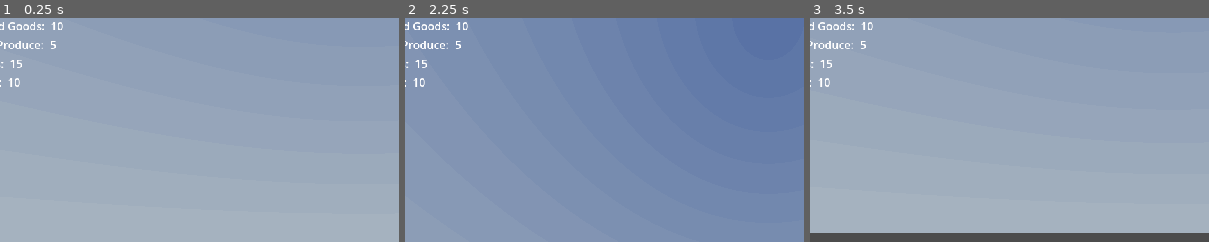
Above: before the commit, frames 1-3 (left to right).
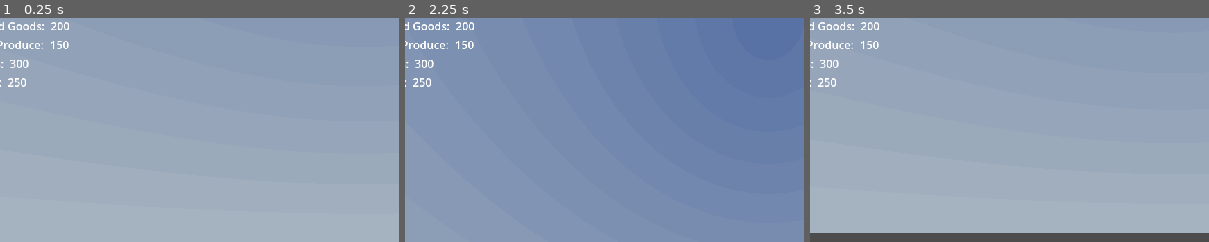
Above: after the commit, the same moments.

Repository: StixxyTape/TycoonRepo
Game: Godot game, scene res://Main/Scenes/World.tscn
Same seed, same stepped clock (60 frames per second), same inputs: the game is played once before the commit and once after it. A sky picture missing from this copy of the repository is replaced by a grey-blue gradient.
Inputs (mouse positions are % of the whole screen's width and height, from its top left):
- Up to frame 1 (0.25 s): no input
- Up to frame 2 (2.25 s): tap Enter (ui_accept) at 0.5, 0.77, 1.52, 2 s; move the mouse to (72, 45) at 0.52 s; hold D (Right) 0.53-1.28 s; hold Right mouse button (CameraRotate) 0.53-1.28 s; click (72, 45) at 0.8 s; move the mouse to (45, 50) at 1.27 s; hold Up (Floor Up) 1.28-2.03 s; click (45, 50) at 1.35 s; tap R (Rotate) at 1.55, 2.1 s; move the mouse to (60, 28) at 2.02 s; hold D (Right) from 2.03 s (still down); hold Right mouse button (CameraRotate) from 2.03 s (still down)
- Up to frame 3 (3.5 s): tap Enter (ui_accept) at 2.75, 3.02 s; move the mouse to (49, 52) at 2.77 s; release D (Right) at 2.78 s; release Right mouse button (CameraRotate) at 2.78 s; hold Up (Floor Up) from 2.78 s (still down); right-click (49, 52) at 2.85 s; click (49, 52) at 3.05 s
The pictures show only the part of the screen within x 5-54%, y 0-50%; the shares and areas given below are measured in that part.

The runs differ from the first frame. In frame 1, 0.3% of the frame differs, in the area x 2-18%, y 1-31%; in frame 2, 0.3%; in frame 3, 0.3%.

Commit message:
Update

Diff:
--- a/Tycoon/Camera/CameraController.gd
+++ b/Tycoon/Camera/CameraController.gd
@@ -20,6 +20,8 @@
 func _physics_process(delta):
 	if Global.camCanMove:
 		MovementManager(delta)
+	if Input.is_action_just_released("CameraRotate"):
+		Input.mouse_mode = Input.MOUSE_MODE_VISIBLE
 
 func MovementManager(delta):
 	if Input.is_action_pressed("CameraRotate"):
@@ -31,9 +33,6 @@
 		rotation.x = clampf(rotation.x, -PI/2, PI/2)
 
 		camInput = Vector2.ZERO
-
-	if Input.is_action_just_released("CameraRotate"):
-		Input.mouse_mode = Input.MOUSE_MODE_VISIBLE
 
 	if Input.is_action_pressed("Run"):
 		speed = 15
--- /dev/null
+++ b/Tycoon/DefaultEnvironment.tres
@@ -0,0 +1,5 @@
+[gd_resource type="Environment" format=3 uid="uid://cj4i4e5v5js64"]
+
+[resource]
+background_mode = 1
+background_color = Color(0.068799, 0.0396003, 0.152865, 1)
--- a/Tycoon/Main/Scripts/Global.gd
+++ b/Tycoon/Main/Scripts/Global.gd
@@ -1,17 +1,16 @@
 extends Node
 
 #region References
-var uiSys : Control
-var camController : Node3D
+@onready var stockSys : Node3D = get_tree().current_scene.get_node("StockSystem")
+@onready var uiSys : Control = get_tree().current_scene.get_node("UISystem")
+
+@onready var camController : Node3D = get_tree().current_scene.get_node("CamMover")
 
 #endregion
 
 #region Systems
 var buildMode : bool = true
-
 var stockMode : bool = false
-# A bool to check if the player has zoomed in on a stockable (diff from stockMode)
-var stocking : bool = false
 
 #endregion
 
@@ -20,15 +19,13 @@
 
 #endregion
 
+var stocking : bool = false
+
 # If the mouse is hovering over UI elements
 var mouseHover : bool = false
 
 # A signal called to reset things when switching between systems
 signal switchSignal
-
-func _ready() -> void:
-	uiSys = get_tree().current_scene.get_node("UISystem")
-	camController = get_tree().current_scene.get_node("CamMover")
 
 func _process(delta: float) -> void:
 	GlobalInputManager()
--- a/Tycoon/Main/Systems/SystemBuild.gd
+++ b/Tycoon/Main/Systems/SystemBuild.gd
@@ -21,8 +21,10 @@
 var objectRotation : int = 0
 
 var currentCellPref : PackedScene
+var currentCellPreviewPref : PackedScene
 var currentEdgePref : PackedScene
 var currentFloorPref : PackedScene
+
 
 #endregion
 
@@ -59,10 +61,13 @@
 #endregion
 
 #region Shelves
-var basicShelfPref : PackedScene = preload("res://Shelves/BasicShelf.tscn")
+var basicShelfPreview : PackedScene = preload("res://Models/Building/Shelving/BasicShelf/BasicShelf.gltf")
 var singleFridgePref : PackedScene = preload("res://Models/Building/Shelving/SingleFridge/SingleFridge.gltf")
 var displayTablePref : PackedScene = preload("res://Models/Building/Shelving/DisplayTable/DisplayTable.gltf")
 var longShelfPref : PackedScene = preload("res://Models/Building/Shelving/LongShelf/shelves.gltf")
+
+
+var basicShelfPref : PackedScene = preload("res://Shelves/BasicShelf.tscn")
 #endregion
 
 #region Delete Mode
@@ -100,6 +105,7 @@
 	Global.switchSignal.connect(ResetEverything)
 
 	currentCellPref = basicShelfPref
+	currentCellPreviewPref = basicShelfPreview
 	currentEdgePref = wallPref
 	currentFloorPref = floorPref
 
@@ -436,7 +442,7 @@
 	ResetHighlightedCells()
 
 	# We spawn in the object and set it's rotation for an accurate size calc
-	var newObj = currentCellPref.instantiate()
+	var newObj = currentCellPreviewPref.instantiate()
 	newObj.rotation_degrees.y = objectRotation
 	add_child(newObj)
 	var newObjSize : Vector3 = (
@@ -599,7 +605,7 @@
 
 
 func CreatePreviewStruct(newPos : Vector3, intersections : Array):
-	var tempObj = currentCellPref.instantiate()
+	var tempObj = currentCellPreviewPref.instantiate()
 	tempObj.position = newPos
 	tempObj.rotation_degrees.y = objectRotation
 	if tempObj.position in previewStructures:
--- a/Tycoon/Main/Systems/SystemShelf.gd
+++ /dev/null
@@ -1,6 +0,0 @@
-extends Node
-
-@export var maxStock : int = 10
-@export var currentStock : int = 0
-
-var stockType : int = 000
--- a/Tycoon/Main/Systems/SystemStock.gd
+++ b/Tycoon/Main/Systems/SystemStock.gd
@@ -2,7 +2,6 @@
 
 #region References
 @onready var cam : Camera3D = get_node("../CamMover/Camera3D")
-@onready var uiSys : Control = get_tree().current_scene.get_node("UISystem")
 
 #endregion
 
@@ -16,6 +15,7 @@
 var stockInventory : Dictionary
 
 var currentShelf : Node3D
+var currentShelfLevel : Node3D
 
 # Called when the node enters the scene tree for the first time.
 func _ready() -> void:
@@ -26,29 +26,24 @@
 	}
 	stockInventory[001] = {
 		"name" : "Canned Goods",
-		"amount" : 10
+		"amount" : 200
 	}
 	stockInventory[002] = {
 		"name" : "Fresh Produce",
-		"amount" : 5
+		"amount" : 150
 	}
 	stockInventory[003] = {
 		"name" : "Snacks",
-		"amount" : 15
+		"amount" : 300
 	}
 	stockInventory[004] = {
 		"name" : "Drinks",
-		"amount" : 10
+		"amount" : 250
 	}
 
 func _process(delta: float) -> void:
 	if Global.stockMode:
 		MouseRaycast()
-		InputManager()
-
-func InputManager():
-	if Input.is_action_just_pressed("Place"):
-		pass
 
 # A function that handles raycasting to the 3D grid and logic for deleting/building
 func MouseRaycast():
@@ -59,25 +54,48 @@
 	rayEnd = rayOrigin + cam.project_ray_normal(mousePos) * 100
 
 	var query : PhysicsRayQueryParameters3D
-	query = PhysicsRayQueryParameters3D.create(rayOrigin, rayEnd, 1);
+	# Only interact with shelves
+	if !Global.stocking:
+		query = PhysicsRayQueryParameters3D.create(rayOrigin, rayEnd, 1);
+	# Interact with shelves and shelf levels
+	elif Global.stocking:
+		query = PhysicsRayQueryParameters3D.create(rayOrigin, rayEnd, 9);
 
 	var intersection = spaceState.intersect_ray(query)
 
 	#endregion
 
 	if !intersection.is_empty():
-		var colliderObj = intersection["collider"].get_parent().get_parent()
-		if Input.is_action_just_pressed("Place") and colliderObj.is_in_group("Shelf"):
+		var colliderObj = intersection["collider"]
+		if Input.is_action_just_pressed("Place"):
 			if Global.mouseHover:
 				return
-			var shelf = colliderObj
-			currentShelf = shelf
-			uiSys.ShelfUpdate(currentShelf)
-			uiSys.CloseStockMenu()
-			uiSys.OpenStockMenu(currentShelf)
-			Global.camCanMove = false
-			Global.stocking = true
-			cam.TweenCamera(currentShelf, 1.5, .8)
+			if (!Global.stocking and
+				colliderObj.get_parent().get_parent().is_in_group("Shelf")):
+				Global.camCanMove = false
+				Global.stocking = true
+				currentShelf = colliderObj.get_parent().get_parent()
+				cam.TweenCamera(currentShelf, 1.5, .8)
+				Global.uiSys.CreateReturnButton()
+			elif Global.stocking:
+				if colliderObj.get_parent().is_in_group("ShelfLevel"):
+					if colliderObj.get_parent().get_parent().get_parent() == currentShelf:
+						currentShelfLevel = colliderObj.get_parent()
+						Global.uiSys.ShelfUpdate(currentShelfLevel)
+						Global.uiSys.CloseStockMenu()
+						Global.uiSys.OpenStockMenu(currentShelfLevel)
+					else:
+						currentShelf = colliderObj.get_parent().get_parent().get_parent()
+						cam.TweenCamera(currentShelf, 1.5, .8)
+						Global.uiSys.CloseStockMenu()
+						Global.uiSys.CreateReturnButton()
+
+				elif colliderObj.get_parent().get_parent().is_in_group("Shelf"):
+					if colliderObj.get_parent().get_parent() != currentShelf:
+						currentShelf = colliderObj.get_parent().get_parent()
+						cam.TweenCamera(currentShelf, 1.5, .8)
+						Global.uiSys.CloseStockMenu()
+						Global.uiSys.CreateReturnButton()
 	else:
 		ResetRayCol()
 
@@ -90,39 +108,46 @@
 	rayCol = null
 
 func StockShelf(item : int, shelf : Node3D):
-	var itemsToStock = shelf.maxStock - shelf.currentStock
+	var itemsToStock = shelf.GetShelfState().maxStock - shelf.GetShelfState().currentStock
 	var itemsAvailableToStock = stockInventory[item]["amount"]
+
+	var prevStockType = shelf.stockType
 
 	if shelf.stockType == 0:
 		shelf.stockType = item
+		shelf.AutoStockCheck(prevStockType)
+		itemsToStock = shelf.GetShelfState().maxStock - shelf.GetShelfState().currentStock
 		StockCalc(item, shelf, itemsToStock, itemsAvailableToStock)
 
 	else:
 		if shelf.stockType == item:
 			StockCalc(item, shelf, itemsToStock, itemsAvailableToStock)
 		else:
-			stockInventory[shelf.stockType]["amount"] += shelf.currentStock
+			stockInventory[shelf.stockType]["amount"] += shelf.GetShelfState().currentStock
 			shelf.stockType = item
-			shelf.currentStock = 0
-			itemsToStock = shelf.maxStock
+			shelf.AutoStockCheck(prevStockType)
+			shelf.GetShelfState().currentStock = 0
+			itemsToStock = shelf.GetShelfState().maxStock
 			StockCalc(item, shelf, itemsToStock, itemsAvailableToStock)
 
+	shelf.UpdateStock()
 	Global.UpdateUI()
-	uiSys.ShelfUpdate(currentShelf)
+	Global.uiSys.ShelfUpdate(shelf)
 
 func StockCalc(item, shelf, itemsToStock, itemsAvailableToStock):
 	# Stock it to the max
 	if itemsAvailableToStock >= itemsToStock:
-		shelf.currentStock += itemsToStock
+		shelf.GetShelfState().currentStock += itemsToStock
 		stockInventory[item]["amount"] -= itemsToStock
 	# Stock it with the remaining items left in inventory
 	else:
-		shelf.currentStock += itemsAvailableToStock
+		shelf.GetShelfState().currentStock += itemsAvailableToStock
 		stockInventory[item]["amount"] -= itemsAvailableToStock
 
 func ExitStock():
-	uiSys.CloseStockMenu()
+	Global.uiSys.CloseStockMenu()
 	currentShelf = null
+	currentShelfLevel = null
 	cam.ExitTween()
 	Global.stocking = false
 	Global.camCanMove = true
--- a/Tycoon/Main/Systems/SystemUI.gd
+++ b/Tycoon/Main/Systems/SystemUI.gd
@@ -1,6 +1,4 @@
 extends Control
-
-@onready var stockSys : Node3D = get_tree().current_scene.get_node("StockSystem")
 
 var stockMenuOpen : bool = false
 
@@ -11,34 +9,36 @@
 	EstablishStock()
 
 func EstablishStock():
-	for stockType in stockSys.stockInventory:
+	for stockType in Global.stockSys.stockInventory:
 		if stockType == 000:
 			continue
 		var newHBox = HBoxContainer.new()
 		$Stock.add_child(newHBox)
 		var nameLabel = Label.new()
 		var countLabel = Label.new()
-		nameLabel.text = stockSys.stockInventory[stockType]["name"] + ": "
-		countLabel.text = str(stockSys.stockInventory[stockType]["amount"])
+		nameLabel.text = Global.stockSys.stockInventory[stockType]["name"] + ": "
+		countLabel.text = str(Global.stockSys.stockInventory[stockType]["amount"])
 		newHBox.add_child(nameLabel)
 		newHBox.add_child(countLabel)
 
-		stockSys.stockInventory[stockType]["countLabel"] = countLabel
+		Global.stockSys.stockInventory[stockType]["countLabel"] = countLabel
 
 func StockUpdate():
-	for stockType in stockSys.stockInventory:
+	for stockType in Global.stockSys.stockInventory:
 		if stockType == 000:
 			continue
-		var stockLabel = stockSys.stockInventory[stockType]["countLabel"]
-		var amount = stockSys.stockInventory[stockType]["amount"]
+		var stockLabel = Global.stockSys.stockInventory[stockType]["countLabel"]
+		var amount = Global.stockSys.stockInventory[stockType]["amount"]
 		stockLabel.text = str(amount)
 
 func ShelfUpdate(shelf : Node3D):
-	var stockName : String = stockSys.stockInventory[shelf.stockType]["name"]
+	var stockName : String = Global.stockSys.stockInventory[shelf.stockType]["name"]
 	$Shelf/HBoxContainer/Label.text = "Current Shelf: " + shelf.name
 	$Shelf/HBoxContainer2/Label.text = "Stock Type: " + stockName
-	$Shelf/HBoxContainer4/Label.text = "Max Amount: " + str(shelf.maxStock)
-	$Shelf/HBoxContainer3/Label.text = "Stock Amount: " + str(shelf.currentStock)
+	$Shelf/HBoxContainer4/Label.text = "Max Amount: " + str(
+		shelf.GetShelfState().maxStock)
+	$Shelf/HBoxContainer3/Label.text = "Stock Amount: " + str(
+		shelf.GetShelfState().currentStock)
 
 func OpenStockMenu(shelf : Node3D):
 	stockMenuOpen = true
@@ -49,25 +49,19 @@
 		get_tree().get_nodes_in_group("ReturnButton")[0].queue_free()
 
 	#$StockMenu.position = get_viewport().get_mouse_position()
-	for stockType in stockSys.stockInventory:
+	for stockType in Global.stockSys.stockInventory:
 		if stockType == 000:
 			continue
 		var stockButton = Button.new()
-		stockButton.text = "Stock with " + stockSys.stockInventory[stockType]["name"]
+		stockButton.text = "Stock with " + Global.stockSys.stockInventory[stockType]["name"]
 		$StockMenu.add_child(stockButton)
 
-		stockButton.pressed.connect(stockSys.StockShelf.bind(
+		stockButton.pressed.connect(Global.stockSys.StockShelf.bind(
 			stockType,
 			shelf
 		))
 		ConnectMouseHover(stockButton)
-	var returnButton : Button = Button.new()
-	returnButton.text = "Return"
-	add_child(returnButton)
-	returnButton.add_to_group("ReturnButton")
-	returnButton.set_anchors_and_offsets_preset(PRESET_CENTER_TOP)
-	returnButton.pressed.connect(stockSys.ExitStock)
-	ConnectMouseHover(returnButton)
+	CreateReturnButton()
 
 func CloseStockMenu():
 	stockMenuOpen = false
@@ -83,3 +77,12 @@
 	element.mouse_exited.connect(Global.SetHoverMode.bind(
 		false
 	))
+
+func CreateReturnButton():
+	var returnButton : Button = Button.new()
+	returnButton.text = "Return"
+	add_child(returnButton)
+	returnButton.add_to_group("ReturnButton")
+	returnButton.set_anchors_and_offsets_preset(PRESET_CENTER_TOP)
+	returnButton.pressed.connect(Global.stockSys.ExitStock)
+	ConnectMouseHover(returnButton)
--- a/Tycoon/Shelves/BasicShelf.tscn
+++ b/Tycoon/Shelves/BasicShelf.tscn
@@ -1,6 +1,9 @@
-[gd_scene load_steps=6 format=4 uid="uid://dfg2i8yf0sb01"]
+[gd_scene load_steps=14 format=4 uid="uid://dfg2i8yf0sb01"]
 
-[ext_resource type="Script" path="res://Main/Systems/SystemShelf.gd" id="1_an73w"]
+[ext_resource type="Script" path="res://Shelves/Shelf.gd" id="1_an73w"]
+[ext_resource type="PackedScene" uid="uid://d2vajy4hf2gjq" path="res://Models/Stock/Drink.gltf" id="2_l7p15"]
+[ext_resource type="PackedScene" uid="uid://b1378eukji48h" path="res://Shelves/ShelfState.tscn" id="2_lwcfj"]
+[ext_resource type="PackedScene" uid="uid://cn15ia2co77ni" path="res://Models/Stock/CannedGood.gltf" id="3_goeeg"]
 
 [sub_resource type="StandardMaterial3D" id="StandardMaterial3D_76kln"]
 resource_name = "BasicShelfMat"
@@ -40,18 +43,92 @@
 blend_shape_mode = 0
 shadow_mesh = SubResource("ArrayMesh_dwacc")
 
+[sub_resource type="StandardMaterial3D" id="StandardMaterial3D_62y82"]
+albedo_color = Color(0, 0, 0, 1)
+
 [sub_resource type="ConcavePolygonShape3D" id="ConcavePolygonShape3D_tagkp"]
 data = PackedVector3Array(-0.4, 0.9, -1, -1, 0.9, 1, -1, 0.9, -1, -0.4, 0.9, -1, -0.4, 0.9, 1, -1, 0.9, 1, -0.3, 0.575, …(4157 unchanged characters)…
 
+[sub_resource type="BoxShape3D" id="BoxShape3D_eb44a"]
+size = Vector3(0.241225, 0.312247, 1.78594)
+
+[sub_resource type="BoxShape3D" id="BoxShape3D_8cuqv"]
+size = Vector3(0.239856, 0.312735, 1.78594)
+
+[sub_resource type="BoxShape3D" id="BoxShape3D_pr757"]
+size = Vector3(0.239856, 0.318106, 1.78594)
+
+[sub_resource type="BoxShape3D" id="BoxShape3D_palvs"]
+size = Vector3(0.240478, 0.282324, 1.78594)
+
 [node name="BasicShelf" type="Node3D" groups=["Shelf"]]
-script = ExtResource("1_an73w")
 
 [node name="BasicShelf " type="MeshInstance3D" parent="."]
 transform = Transform3D(0.25, 0, 0, 0, 0.72, 0, 0, 0, 0.9, 0, 0.72, 0)
 mesh = SubResource("ArrayMesh_fwepf")
 skeleton = NodePath("")
+surface_material_override/0 = SubResource("StandardMaterial3D_62y82")
 
 [node name="StaticBody3D" type="StaticBody3D" parent="BasicShelf "]
 
 [node name="CollisionShape3D" type="CollisionShape3D" parent="BasicShelf /StaticBody3D"]
 shape = SubResource("ConcavePolygonShape3D_tagkp")
+
+[node name="ShelfStates" type="Node3D" parent="."]
+
+[node name="Empty" parent="ShelfStates" instance=ExtResource("2_lwcfj")]
+maxStock = 0
+
+[node name="Canned Goods" parent="ShelfStates" instance=ExtResource("2_lwcfj")]
+autoStock = true
+stockPref = ExtResource("3_goeeg")
+
+[node name="Drinks" parent="ShelfStates" instance=ExtResource("2_lwcfj")]
+autoStock = true
+stockPref = ExtResource("2_l7p15")
+
+[node name="ShelfLevels" type="Node3D" parent="."]
+
+[node name="ShelfLevel" type="Node3D" parent="ShelfLevels" groups=["ShelfLevel"]]
+script = ExtResource("1_an73w")
+
+[node name="StaticBody3D" type="StaticBody3D" parent="ShelfLevels/ShelfLevel"]
+collision_layer = 8
+collision_mask = 8
+
+[node name="CollisionShape3D" type="CollisionShape3D" parent="ShelfLevels/ShelfLevel/StaticBody3D"]
+transform = Transform3D(1, 0, 0, 0, 1, 0, 0, 0, 1, 0.120427, 0.208174, 0)
+shape = SubResource("BoxShape3D_eb44a")
+
+[node name="ShelfLevel2" type="Node3D" parent="ShelfLevels" groups=["ShelfLevel"]]
+script = ExtResource("1_an73w")
+
+[node name="StaticBody3D" type="StaticBody3D" parent="ShelfLevels/ShelfLevel2"]
+collision_layer = 8
+collision_mask = 8
+
+[node name="CollisionShape3D2" type="CollisionShape3D" parent="ShelfLevels/ShelfLevel2/StaticBody3D"]
+transform = Transform3D(1, 0, 0, 0, 1, 0, 0, 0, 1, 0.096, 0.565442, 0)
+shape = SubResource("BoxShape3D_8cuqv")
+
+[node name="ShelfLevel3" type="Node3D" parent="ShelfLevels" groups=["ShelfLevel"]]
+script = ExtResource("1_an73w")
+
+[node name="StaticBody3D" type="StaticBody3D" parent="ShelfLevels/ShelfLevel3"]
+collision_layer = 8
+collision_mask = 8
+
+[node name="CollisionShape3D3" type="CollisionShape3D" parent="ShelfLevels/ShelfLevel3/StaticBody3D"]
+transform = Transform3D(1, 0, 0, 0, 1, 0, 0, 0, 1, 0.07, 0.928385, 0)
+shape = SubResource("BoxShape3D_pr757")
+
+[node name="ShelfLevel4" type="Node3D" parent="ShelfLevels" groups=["ShelfLevel"]]
+script = ExtResource("1_an73w")
+
+[node name="StaticBody3D" type="StaticBody3D" parent="ShelfLevels/ShelfLevel4"]
+collision_layer = 8
+collision_mask = 8
+
+[node name="CollisionShape3D4" type="CollisionShape3D" parent="ShelfLevels/ShelfLevel4/StaticBody3D"]
+transform = Transform3D(1, 0, 0, 0, 1, 0, 0, 0, 1, 0.0544943, 1.27284, 0)
+shape = SubResource("BoxShape3D_palvs")
--- /dev/null
+++ b/Tycoon/Shelves/Shelf.gd
@@ -0,0 +1,19 @@
+extends Node
+
+var stockType : int = 000
+
+func _ready() -> void:
+	add_child(get_node("../../ShelfStates").duplicate())
+
+func GetShelfState():
+	return get_node("ShelfStates/" + Global.stockSys.stockInventory[stockType]["name"])
+
+func AutoStockCheck(item : int):
+	if item != stockType:
+		print("huh")
+		get_node("ShelfStates/" + Global.stockSys.stockInventory[item]["name"]).ClearStock()
+	if get_node("ShelfStates/" + Global.stockSys.stockInventory[stockType]["name"]).autoStock:
+		get_node("ShelfStates/" + Global.stockSys.stockInventory[stockType]["name"]).AutoStock()
+
+func UpdateStock():
+	get_node("ShelfStates/" + Global.stockSys.stockInventory[stockType]["name"]).UpdateStock()
--- /dev/null
+++ b/Tycoon/Shelves/ShelfLevel.tscn
@@ -0,0 +1,15 @@
+[gd_scene load_steps=3 format=3 uid="uid://bghyeayf3d5wh"]
+
+[ext_resource type="Script" path="res://Shelves/Shelf.gd" id="1_8fqtc"]
+
+[sub_resource type="BoxShape3D" id="BoxShape3D_vwbtv"]
+
+[node name="ShelfLevel" type="Node3D" groups=["ShelfLevel"]]
+script = ExtResource("1_8fqtc")
+
+[node name="StaticBody3D" type="StaticBody3D" parent="."]
+collision_layer = 8
+collision_mask = 8
+
+[node name="CollisionShape3D" type="CollisionShape3D" parent="StaticBody3D"]
+shape = SubResource("BoxShape3D_vwbtv")
--- /dev/null
+++ b/Tycoon/Shelves/ShelfState.gd
@@ -0,0 +1,126 @@
+extends Node3D
+
+## If enabled, maxStock, currentStock, and
+## stock positions are automatically assigned
+## by calculating the width of the shelf
+@export var autoStock : bool = false
+@export var stockPref : PackedScene
+
+@export var maxStock : int = 10
+@export var currentStock : int = 0
+
+@export var objBuffer : float = 0.2
+
+var stockDic : Dictionary = {}
+var zSlots : Array = []
+var horizontalSlots : Array = []
+var verticalSlots : Array = []
+
+func AutoStock():
+	var objRot = get_node(
+			"../../../../ShelfLevels"
+			).get_parent().rotation_degrees.y
+
+	var collider : CollisionShape3D = get_node(
+			"../../StaticBody3D"
+			).get_child(0)
+
+	var newObj = stockPref.instantiate()
+	newObj.rotation_degrees.y = objRot
+	add_child(newObj)
+	var newObjSize : Vector3 = (
+		newObj.get_child(0).global_transform *
+		newObj.get_child(0).get_aabb()
+		).size
+	newObj.queue_free()
+
+	#print("Stock Size: ", newObjSize)
+	#print("Shelf Size: ", collider.shape.size)
+
+	#print(floor(collider.shape.size.z / newObjSize.z))
+
+	#print("Normal Pos: ", collider.global_position.x)
+	var objAmount : float = floor(collider.shape.size.z / newObjSize.z)
+	var objGap = objBuffer * newObjSize.z
+	objAmount = floor(collider.shape.size.z / (newObjSize.z + objGap))
+	var objOffsetZ : float = objGap
+	objOffsetZ += ((
+		collider.shape.size.z / (newObjSize.z + objGap) - objAmount
+		) / 2) / objAmount
+	for num in objAmount:
+		var newShelfObj = stockPref.instantiate()
+		newShelfObj.rotation_degrees.y = objRot
+		#add_child(newShelfObj)
+		newShelfObj.position.z = collider.position.z - (
+			(collider.shape.size.z - newObjSize.z) / 2) + objOffsetZ
+		newShelfObj.position.x = collider.position.x - (
+			(collider.shape.size.x - newObjSize.x) / 2)
+		newShelfObj.position.y = collider.position.y - (collider.shape.size.y / 2)
+		objOffsetZ += (newObjSize.z + objGap)
+		zSlots.append(newShelfObj.position)
+
+	var objAmountX : float = floor(collider.shape.size.x / newObjSize.x)
+	var objGapX = objBuffer * newObjSize.x
+	objAmountX = floor(collider.shape.size.x / (newObjSize.x + objGapX))
+	objGapX += newObjSize.x
+	#print(newObjSize.x)
+	#print(objAmountX)
+	for slot in zSlots:
+		horizontalSlots.append(slot)
+	for num in objAmountX - 1:
+		for slot in zSlots:
+			var newShelfObj = stockPref.instantiate()
+			newShelfObj.rotation_degrees.y = objRot
+			#add_child(newShelfObj)
+			newShelfObj.position.z = slot.z
+			newShelfObj.position.y = slot.y
+			newShelfObj.position.x = slot.x + objGapX
+			horizontalSlots.append(newShelfObj.position)
+		objGapX += newObjSize.x + (objBuffer * newObjSize.x)
+
+	var objAmountY : float = floor(collider.shape.size.y / newObjSize.y)
+	var objGapY = objBuffer * newObjSize.y
+	objAmountY = floor(collider.shape.size.y / (newObjSize.y + objGapY))
+	objGapY = newObjSize.y
+	print(objAmountY)
+	for slot in horizontalSlots:
+		verticalSlots.append(slot)
+	for num in objAmountY - 1:
+		for slot in horizontalSlots:
+			var newShelfObj = stockPref.instantiate()
+			newShelfObj.rotation_degrees.y = objRot
+			#add_child(newShelfObj)
+			newShelfObj.position.z = slot.z
+			newShelfObj.position.y = slot.y + objGapY
+			newShelfObj.position.x = slot.x
+			verticalSlots.append(newShelfObj.position)
+		objGapY += newObjSize.y
+
+	if verticalSlots.size() == 0:
+		for slot in horizontalSlots:
+			if slot not in stockDic:
+				stockDic[slot] = {
+					"object" : null
+				}
+	else:
+		for slot in verticalSlots:
+			if slot not in stockDic:
+				stockDic[slot] = {
+					"object" : null
+				}
+	maxStock = stockDic.size()
+
+func UpdateStock():
+	for obj in currentStock:
+		for entry in stockDic:
+			if stockDic[entry]["object"] == null:
+				stockDic[entry]["object"] = stockPref.instantiate()
+				add_child(stockDic[entry]["object"])
+				stockDic[entry]["object"].position = entry
+				break
+
+func ClearStock():
+	for entry in stockDic:
+		if stockDic[entry]["object"] != null:
+			stockDic[entry]["object"].queue_free()
+			stockDic[entry]["object"] = null
--- /dev/null
+++ b/Tycoon/Shelves/ShelfState.tscn
@@ -0,0 +1,6 @@
+[gd_scene load_steps=2 format=3 uid="uid://b1378eukji48h"]
+
+[ext_resource type="Script" path="res://Shelves/ShelfState.gd" id="1_egurl"]
+
+[node name="ShelfState" type="Node3D"]
+script = ExtResource("1_egurl")
--- /dev/null
+++ b/Tycoon/Shelves/ShelfStateSpace.gd
@@ -0,0 +1,4 @@
+extends Node3D
+
+# priority 1 means it gets picked first, priority 2 only if there's no priority 1
+@export var priority : int
--- /dev/null
+++ b/Tycoon/Shelves/ShelfStateSpace.tscn
@@ -0,0 +1,6 @@
+[gd_scene load_steps=2 format=3 uid="uid://l4plerom2cpi"]
+
+[ext_resource type="Script" path="res://Shelves/ShelfStateSpace.gd" id="1_flqfu"]
+
+[node name="ShelfStateSpace" type="Node3D"]
+script = ExtResource("1_flqfu")
--- a/Tycoon/project.godot
+++ b/Tycoon/project.godot
@@ -17,6 +17,10 @@
 [autoload]
 
 Global="*res://Main/Scripts/Global.gd"
+
+[debug]
+
+shapes/collision/shape_color=Color(5.77569e-07, 0.559711, 0.874107, 1)
 
 [input]
 
@@ -89,6 +93,8 @@
 [layer_names]
 
 3d_physics/layer_2="Grid"
+3d_physics/layer_3="GridFloor"
+3d_physics/layer_4="Stockable"
 
 [rendering]
 
Not shown, added: Tycoon/Models/Building/Arrow/Arrow.gltf
Not shown, added: Tycoon/Models/Building/Arrow/Arrow.gltf.import
Not shown, added: Tycoon/Models/Stock/CannedGood.gltf
Not shown, added: Tycoon/Models/Stock/CannedGood.gltf.import
Not shown, added: Tycoon/Models/Stock/Drink.gltf
Not shown, added: Tycoon/Models/Stock/Drink.gltf.import
Not shown, added: Tycoon/Main/Scenes/WorF99.tmp
Not shown, added: Tycoon/Shelves/Bas9266.tmp
